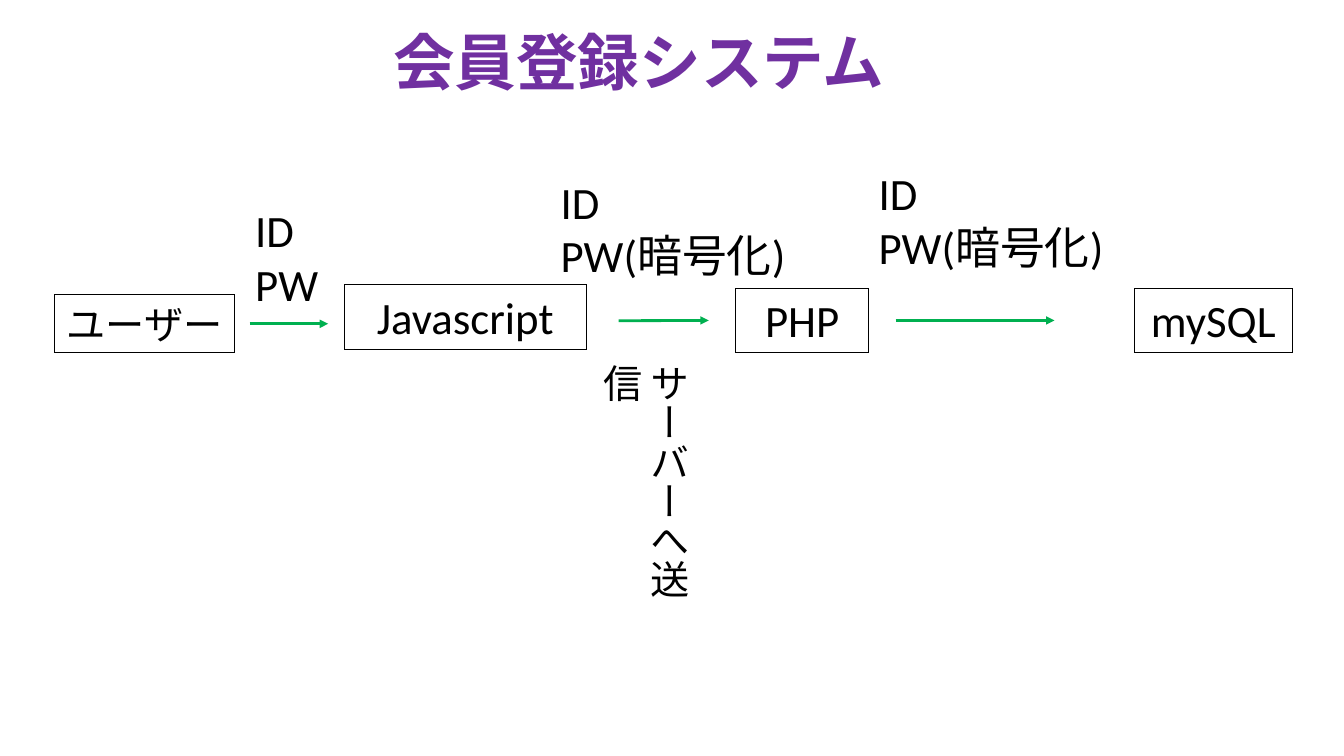
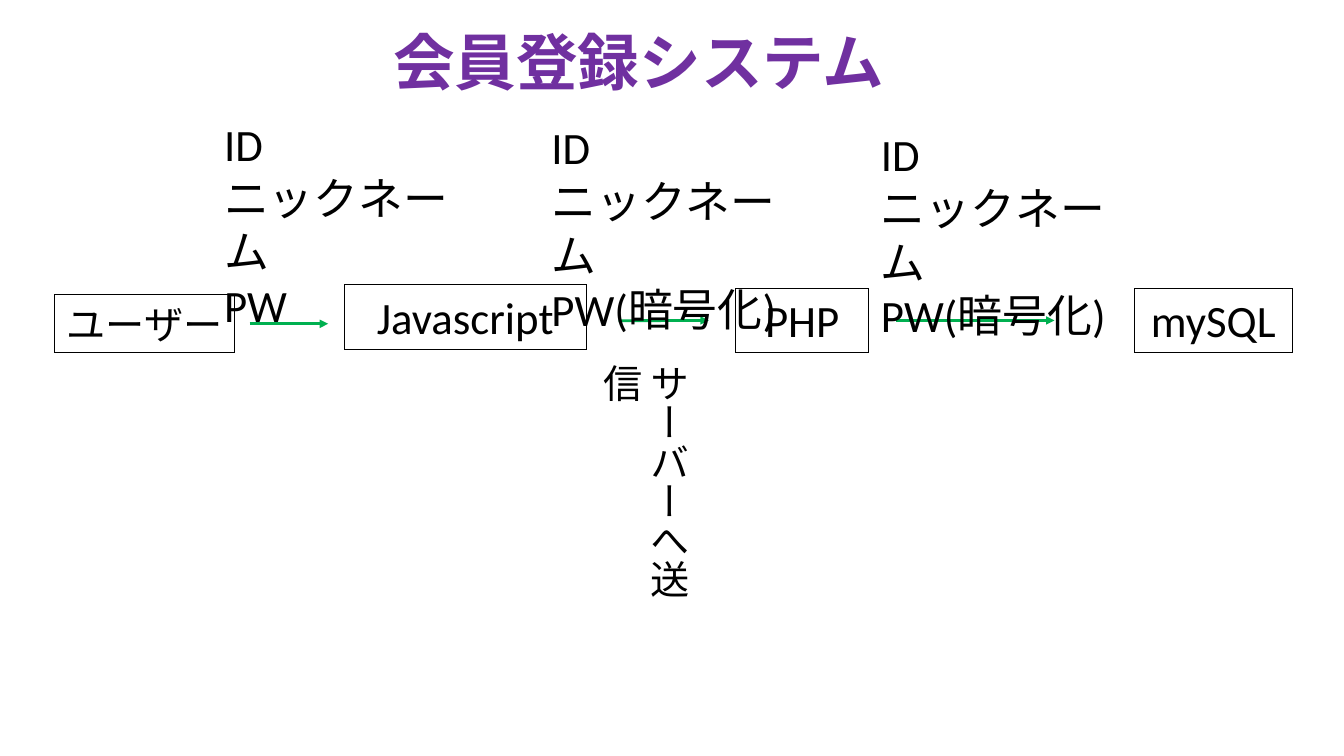
Before and after one commit to TakanoriOnuma/WebApplication, a slide deck: slide 1 of design/Webアプリケーションシステム.pptx. Drawn at 1344x756 pixels with LibreOffice and Linux fonts; fonts in the diff are those of the drawing. Boxes give left, top, right and bottom in pixels: in the first picture for what was removed or moved away, otherwise in the second. Text is boxed around its words. In the diff, an @@ line names an element or a change of style, - is before the commit and + after.

Commit message:
会員登録システムの変更
会員登録の時にニックネームも登録するため、そこを変更した。

```diff
--- a/design/Webアプリケーションシステム.pptx
+++ b/design/Webアプリケーションシステム.pptx
@@ text "ID": place and size @@
-text "ID" at <box>255,218,318,301</box>
+text "ID" at <box>224,132,448,334</box>
@@ text "ID": place and size @@
-text "ID" at <box>561,190,786,278</box>
+text "ID" at <box>551,135,776,338</box>
@@ text "ID": place and size @@
-text "ID" at <box>879,181,1104,270</box>
+text "ID" at <box>881,142,1106,338</box>
@@ text at <box>224,179,448,270</box>: paragraph added @@
+ニックネーム
@@ text at <box>551,182,775,274</box>: paragraph added @@
+ニックネーム
@@ text at <box>881,189,1105,281</box>: paragraph added @@
+ニックネーム
```
Also in this commit, not shown: 2 other slides changed.
